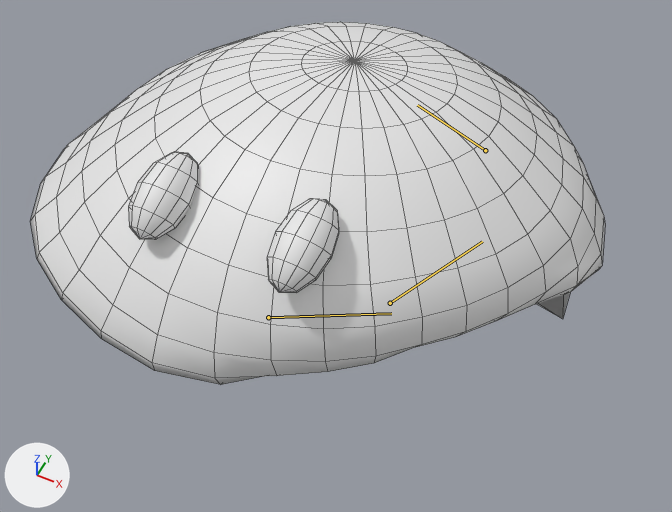
Before and after pictures for a commit that changed the FBX model Assets/3DModels/SlimeBase.fbx.
One viewpoint serves both versions: a camera (50 mm lens) standing at (1.38, -2.91, 3.25) and looking at (0.1, -0.35, 0.05). Arrows for +X, +Y and +Z are at lower left; the lights stay in place. Both versions are drawn at frame 1 of the action 'Armature|WrongWater'; the numbers are the values there. The bones that change are drawn over the model as lines. Mesh edges are drawn as thin lines.
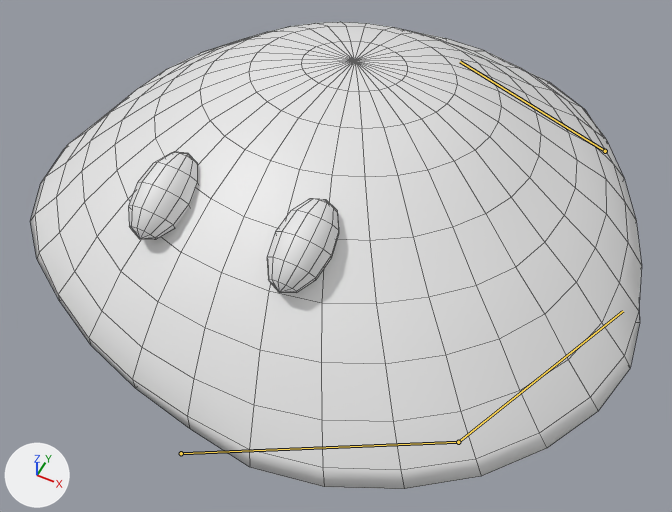
Location of each change, [x1, y1, x2, y2] in pixels of the pictures (672 x 512 px):
'Sphere.001', posed (6% wider, 29% taller)
    before: [30, 22, 605, 384]
    after: [30, 22, 642, 489]
bone 'Ring', root to tip
    before: (268, 317) to (391, 313)
    after: (181, 453) to (458, 442)
bone 'Ring.001', root to tip
    before: (390, 303) to (482, 241)
    after: (458, 442) to (623, 311)
bone 'Ring.003', root to tip
    before: (485, 150) to (417, 105)
    after: (605, 151) to (460, 61)

The change in detail:
Bone 'Ring' (bone_ring) moves from (-0.377, 0.211, 0.201) to (0.0, 0.0, 0.0).
Bone 'Ring' (bone_ring) is rescaled from (0.55, 0.49, 0.58) to (1.0, 1.0, 1.0).
Bone 'Ring.001' (bone_ring_001) moves from (-0.404, 0.149, 0.201) to (0.0, 0.0, 0.0).
Bone 'Ring.001' (bone_ring_001) is rescaled from (0.48, 0.56, 0.58) to (1.0, 1.0, 1.0).
Bone 'Ring.003' (bone_ring_003) moves from (-0.315, 0.225, 0.201) to (0.0, 0.0, 0.0).
Bone 'Ring.003' (bone_ring_003) is rescaled from (0.56, 0.48, 0.58) to (1.0, 1.0, 1.0).
